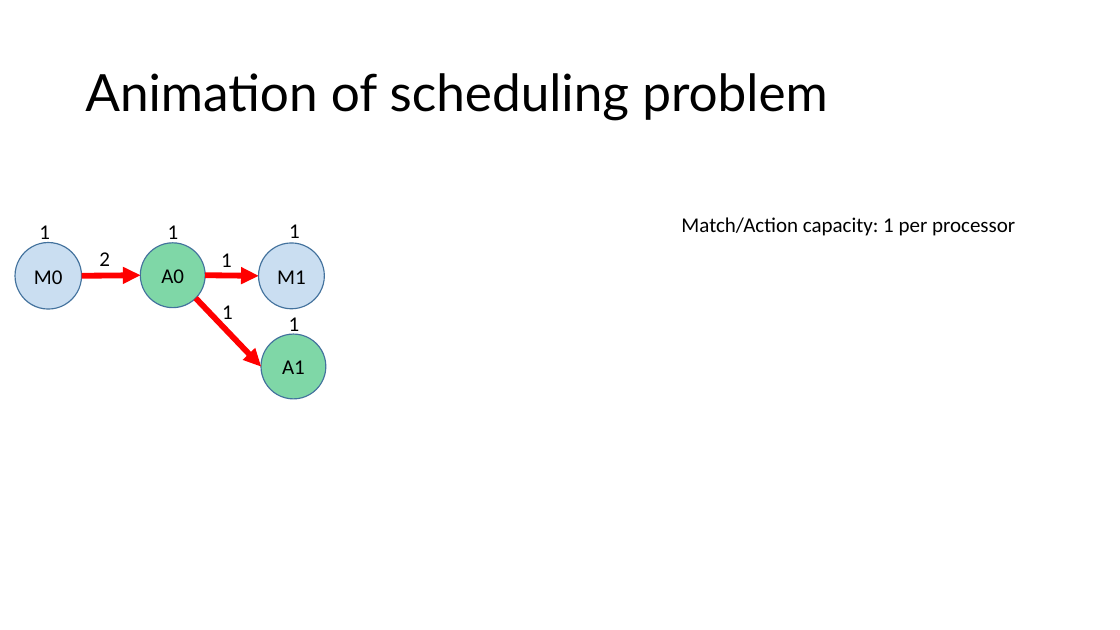
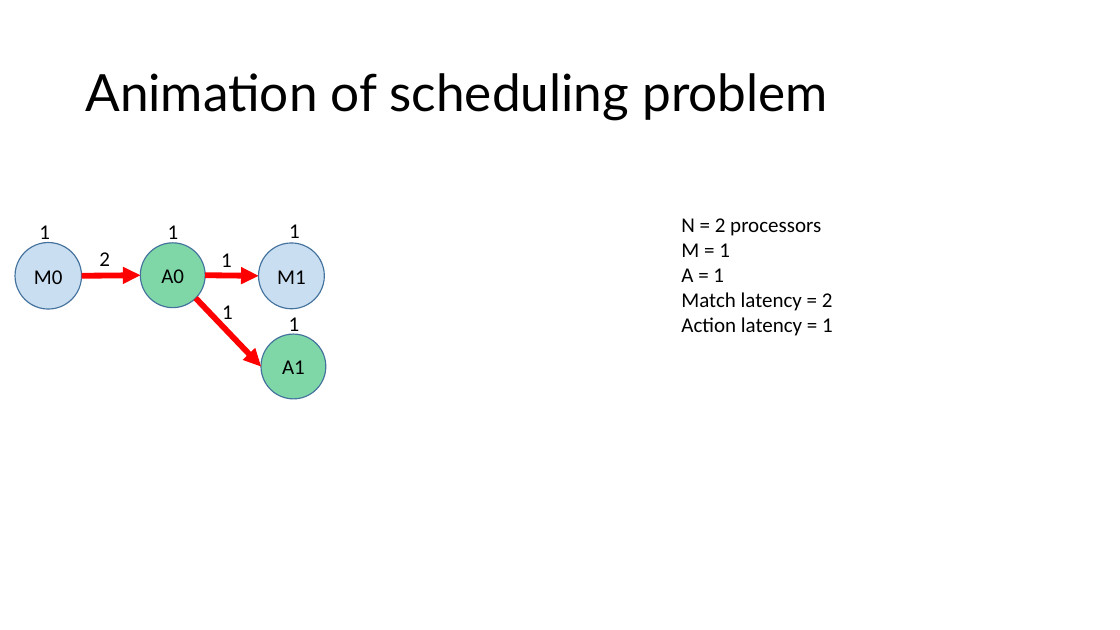
Before and after one commit to anirudhSK/drmt_talk, a slide deck: slide 16 of drmt.pptx. Drawn at 1120x630 pixels with LibreOffice and Linux fonts; fonts in the diff are those of the drawing. Boxes give left, top, right and bottom in pixels: in the first picture for what was removed or moved away, otherwise in the second. Text is boxed around its words. In the diff, an @@ line names an element or a change of style, - is before the commit and + after.

```diff
--- a/drmt.pptx
+++ b/drmt.pptx
@@ text at [681,218,833,336]: text changed @@
-Match/Action capacity: 1 per processor
+N = 2 processors
+M = 1
+A = 1
+Match latency = 2
+Action latency = 1
```
Also in this commit, not shown: 3 other slides changed.
